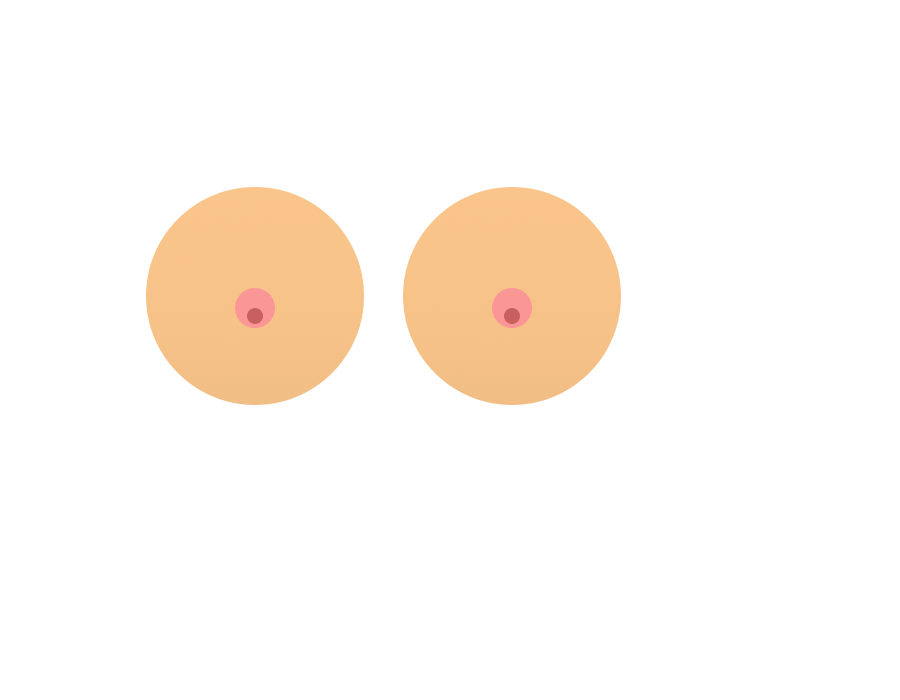
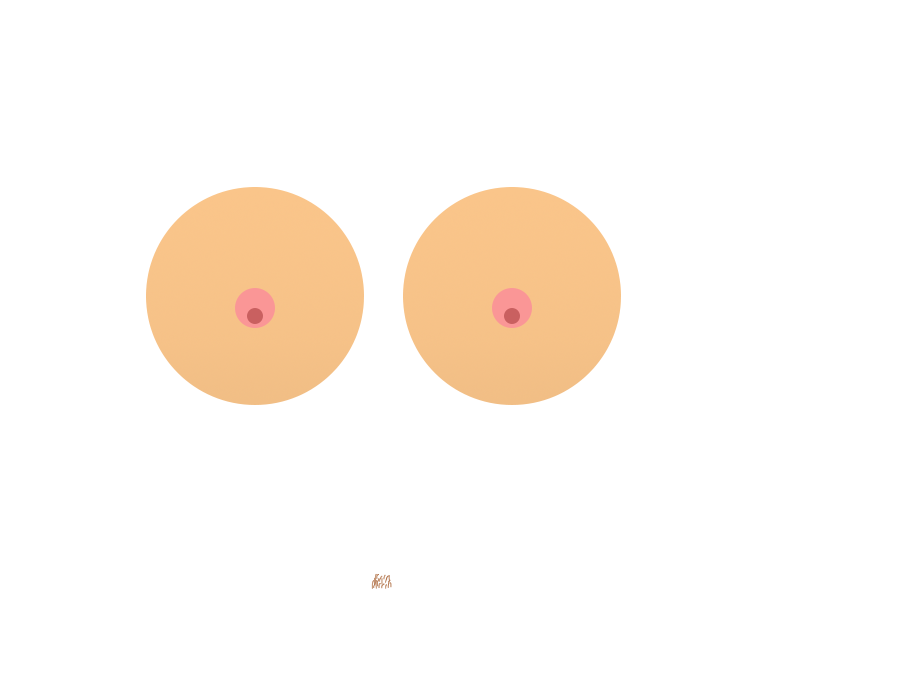
The second (900, 700) image is a revision of the first. Changes to its layers:
added layer "Layer 1" above "brust" over [371, 573, 392, 589]
